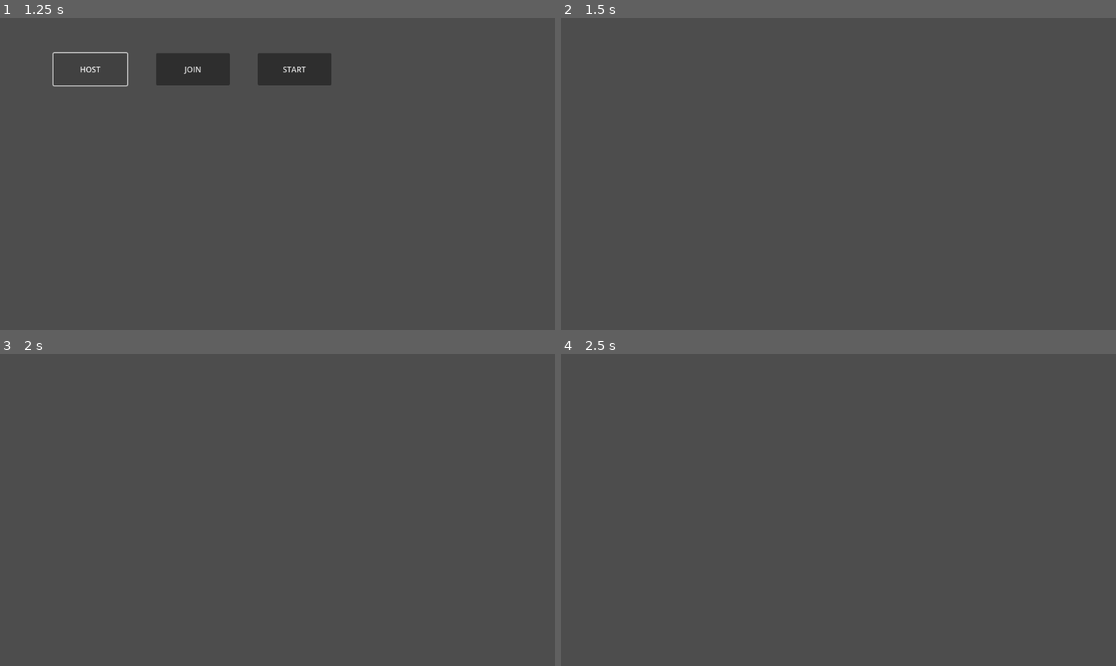
Above: before the commit, frames 1-4 (two rows, left to right).
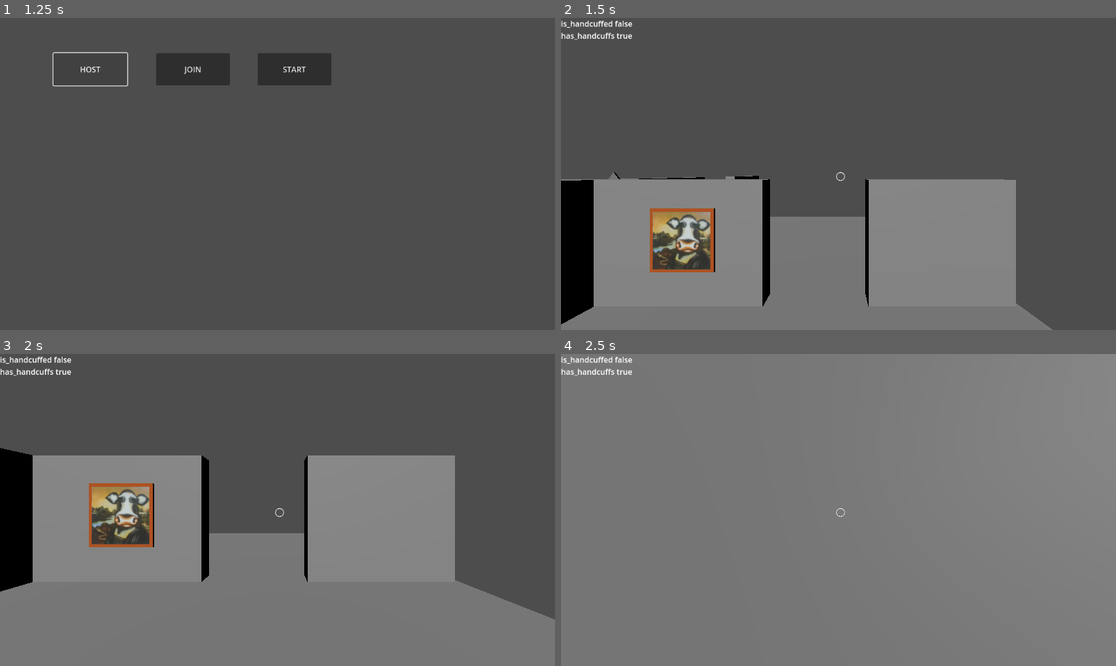
Above: after the commit, the same moments.

Repository: DaniMaccari/GodotOnlineMultiplayer-TFG
Game: Godot game, scene res://Scenes/menu_test.tscn
Two runs of this game, one before a commit and one after it. Both use one fixed random seed, a clock stepped at 60 frames per second and the inputs below.
Inputs (mouse positions are in pixels of both pictures, inside the frame that each line leads up to):
- Up to frame 1 (1.25 s): click "HOST" at 0.5 s
- Up to frame 2 (1.5 s): click "START" at 1.25 s
- Up to frame 3 (2 s): no input
- Up to frame 4 (2.5 s): tap Enter (ui_accept) at 2, 2.27 s; move the mouse to (960, 494) at 2.02 s; hold Right (ui_right) from 2.03 s (still down)

Frame 1 is identical in both runs. In frame 2, 38% of the frame differs, in the area x 0-89%, y 0-100%; in frame 3, 55%; in frame 4, 100%, in the area x 0-100%, y 0-100%.
Error before the commit: Attempt to call function 'compress' in base 'null instance' on a null instance. (res://Scripts/Menu_Test.gd:55)
Error after the commit: Attempt to call function 'compress' in base 'null instance' on a null instance. (res://Scripts/Menu_Test.gd:57)

Commit message:
lan connection

Diff:
--- a/Museum-Client/Scripts/Menu_Test.gd
+++ b/Museum-Client/Scripts/Menu_Test.gd
@@ -12,6 +12,9 @@
 	multiplayer.peer_disconnected.connect(PlayerJustDisconnected)
 	multiplayer.connected_to_server.connect(ConnectedToServer)
 	multiplayer.connection_failed.connect(ConnectionFailed)
+
+	if "--server" in OS.get_cmdline_args(): #si es iniciado con esta linea de comando
+		hostGame()
 	pass # Replace with function body.
 
 # called on both sides
@@ -45,8 +48,7 @@
 func _process(delta):
 	pass
 
-
-func _on_host_pressed():
+func hostGame():
 	peer = ENetMultiplayerPeer.new()
 	var error = peer.create_server(PORT, max_clients)
 	if error != OK:
@@ -57,9 +59,11 @@
 	multiplayer.set_multiplayer_peer(peer)
 	print("waiting for players")
 
+
+func _on_host_pressed():
+	hostGame()
 	SendplayerInformation(playerNick, multiplayer.get_unique_id())
-	pass # Replace with function body.
-
+	pass
 
 func _on_join_pressed():
 	peer = ENetMultiplayerPeer.new()
